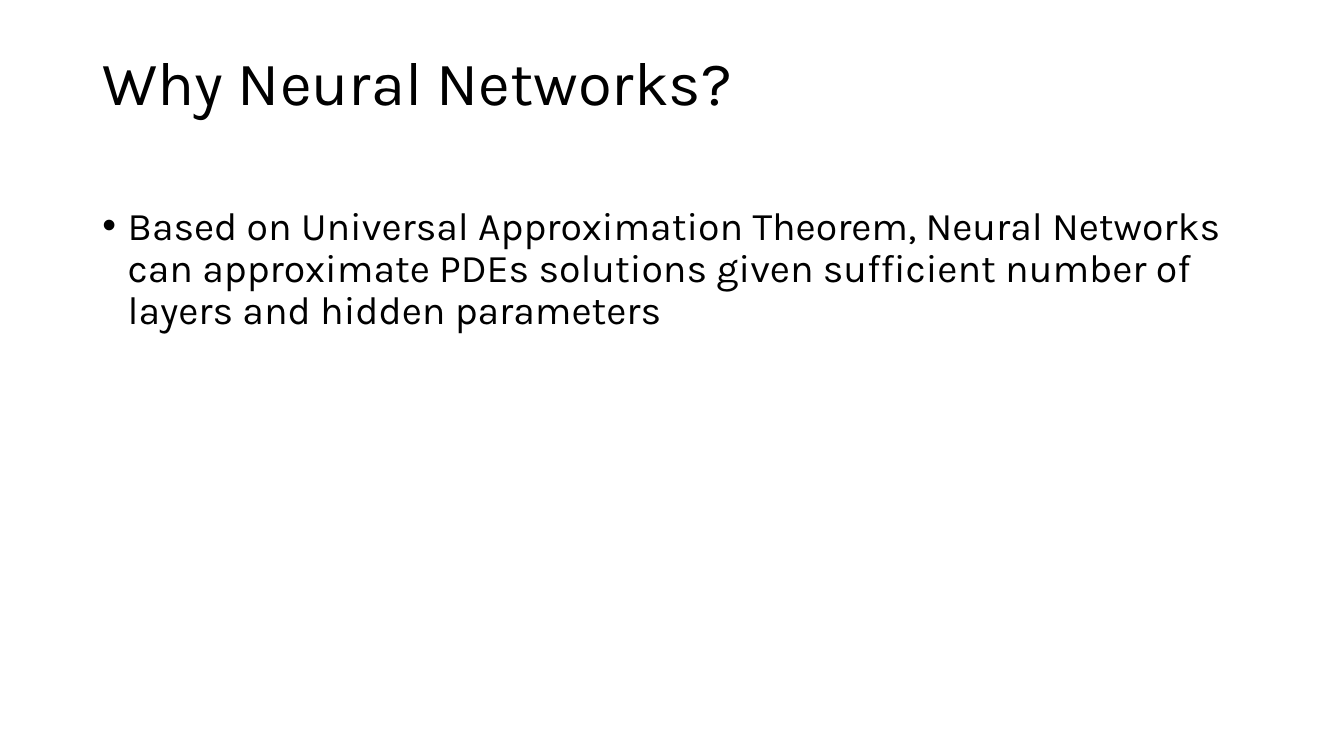
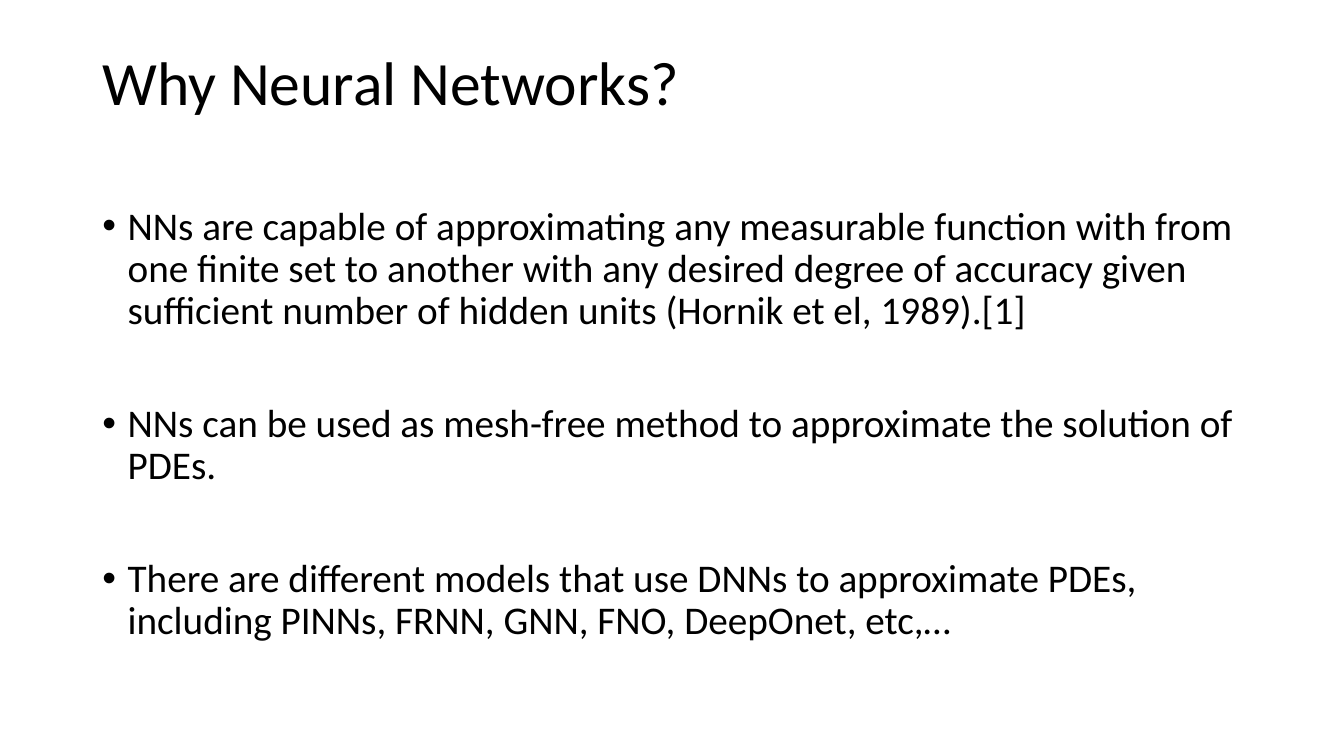
Before and after one commit to HashimAlSadah/MX-Project, a slide deck: slide 3 of ppt/Deep Learning Methods for Solving PDEs - MX CA Project.pptx. Drawn at 1344x756 pixels with LibreOffice and Linux fonts; fonts in the diff are those of the drawing. Boxes give left, top, right and bottom in pixels: in the first picture for what was removed or moved away, otherwise in the second. Text is boxed around its words. In the diff, an @@ line names an element or a change of style, - is before the commit and + after.

```diff
--- a/ppt/Deep Learning Methods for Solving PDEs - MX CA Project.pptx
+++ b/ppt/Deep Learning Methods for Solving PDEs - MX CA Project.pptx
@@ title "Why Neural Networks?" at bbox=[102, 62, 679, 115]: font Karla to Calibri @@
@@ text at bbox=[128, 212, 1233, 641]: text changed; font Karla to Calibri @@
-• Based on Universal Approximation Theorem, Neural Networks can approximate PDEs solutions given sufficient number of layers and hidden parameters
+• NNs are capable of approximating any measurable function with from one finite set to another with any desired degree of accuracy given sufficient number of hidden units (Hornik et el, 1989).[1]
+• NNs can be used as mesh-free method to approximate the solution of PDEs.
+• There are different models that use DNNs to approximate PDEs, including PINNs, FRNN, GNN, FNO, DeepOnet, etc,…
```
Also in this commit, not shown: 5 other slides changed, 6 slides added, 3 slides removed.
